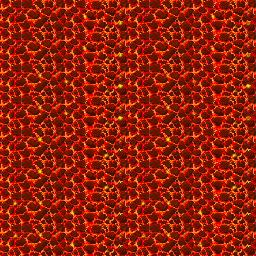
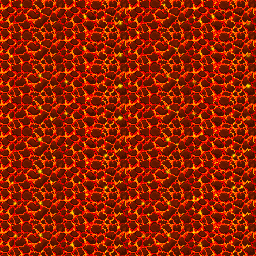
Comparing the layer stacks of the two w=256, h=256 images. Changes:
painted on "Pasted Layer #1" over [9, 3, 248, 247]
